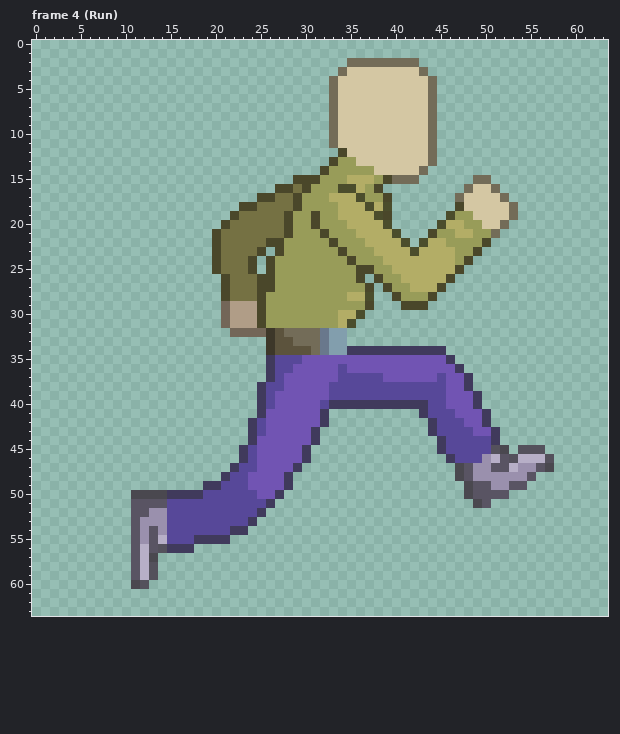
Two states of a pixel-art file, Workfiles/newCharacter.aseprite. The picture above is the old version.
64x64 pixels, 13 frames. Colours within 5 levels of each other are drawn and written as one. Shown: frame 4 (Run). The commit also changed other frames, which this record leaves out.
After:
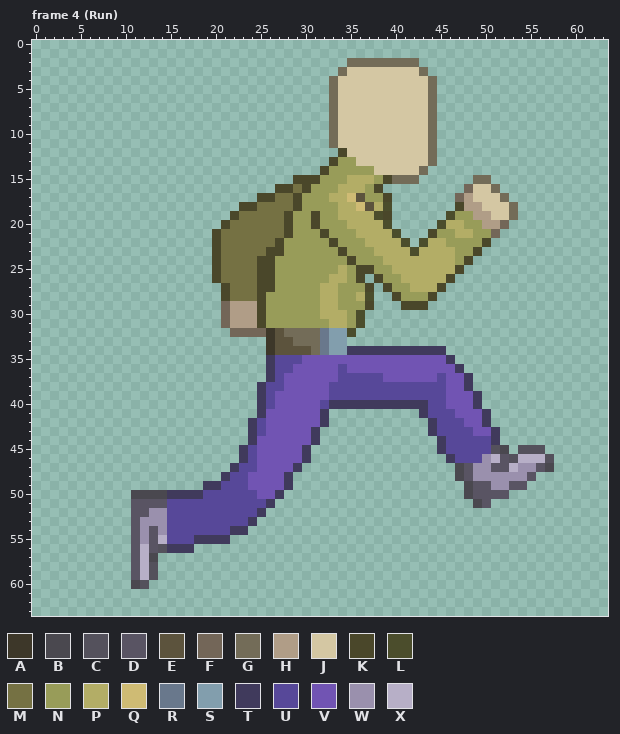
Palette (. is transparent): A #3d3729  B #4a484f  C #54515c  D #595463  E #5c533d  F #736658  G #736c58  H #b09d87  J #d4c7a3  K #4a472a  L #4b4d2c  M #757143  N #989c59  P #b3ad66  Q #cfbb74  R #69788c  S #829ead  T #403a5c  U #574899  V #7154b3  W #9a90ad  X #b7afc7
What changed:
Frame 4 (Run), layers "Jacket", "Skin":
y 16: x 34..35 LL -> PP; x 48 G -> F
y 17: x 35..36 PL -> QE; x 47..48 GJ -> FH
y 18: x 36..37 PL -> QE; x 48..49 JJ -> HH
y 19: x 49..50 JJ -> HH
y 20: x 50..52 JJG -> HHF
y 21: x 51 G -> F
y 22: x 26 K -> M
y 23: x 25..26 K. -> MK
y 24: x 24..25 K. -> MK
y 25: x 24..25 K. -> MK; x 34 N -> P
y 26: x 20..21 .K -> KM; x 33..34 NN -> PP
y 27: x 32..33 NN -> PP
y 28: x 32..33 NN -> PP; x 35 P -> N
y 29: x 32..33 NN -> PP
y 30: x 32..33 NN -> PP; x 35 P -> N
y 31: x 33 N -> P; x 35..36 L. -> NL
y 32: x 35 . -> L
Changed places in both pictures, as pixel boxes (x1, y1, x2, y2):
changed: (338, 184, 374, 211)
changed: (455, 184, 509, 238)
changed: (212, 238, 275, 283)
changed: (320, 265, 365, 337)
